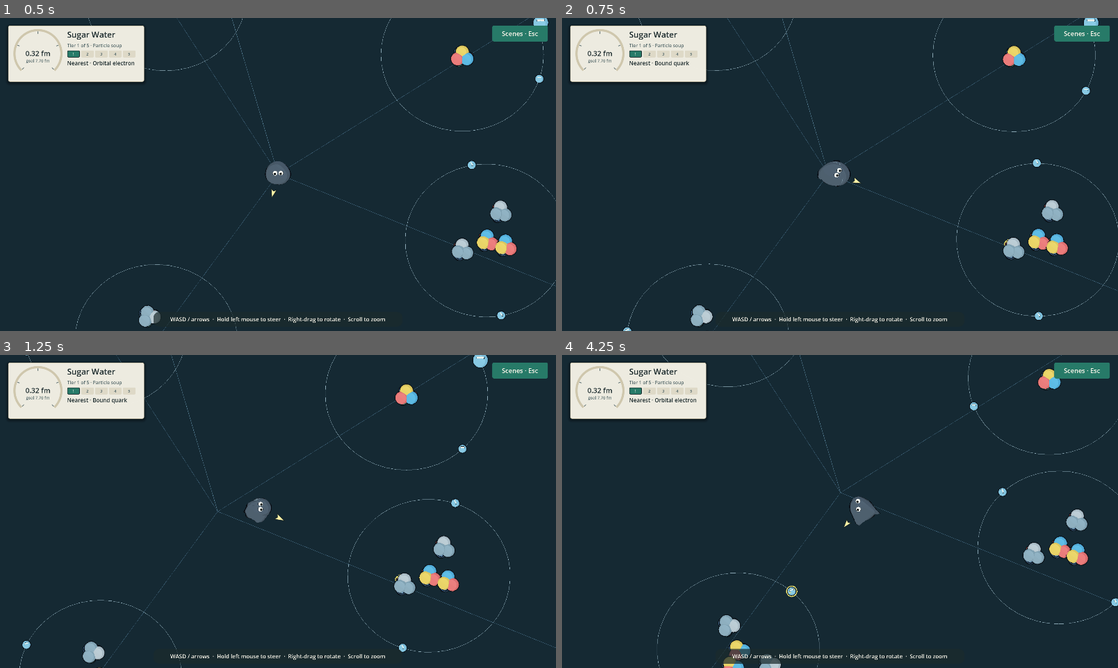
Above: before the commit, frames 1-4 (two rows, left to right).
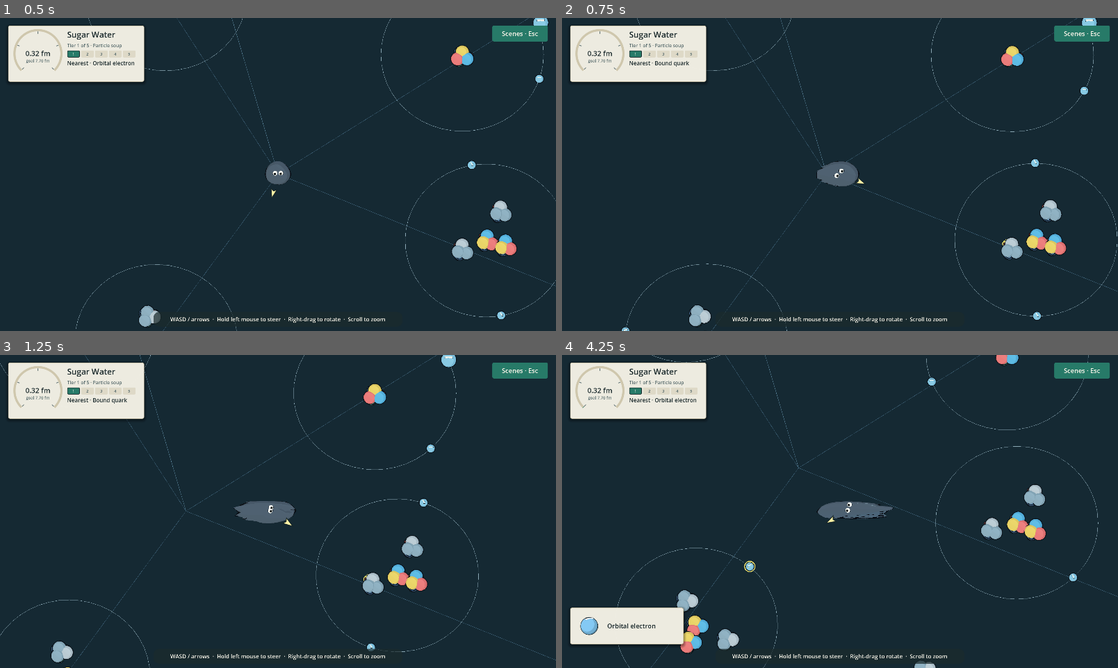
Above: after the commit, the same moments.

Repository: armantark/gray-goo
Game: Godot game, scene res://main.tscn
Two runs of this game, one before a commit and one after it. Both use one fixed random seed, a clock stepped at 60 frames per second and the inputs below.
Inputs (mouse positions are in pixels of both pictures, inside the frame that each line leads up to):
- Up to frame 1 (0.5 s): no input
- Up to frame 2 (0.75 s): move the mouse to (962, 158) at 0.52 s; hold D (move_right) from 0.53 s (still down); click (962, 158) at 0.67 s
- Up to frame 3 (1.25 s): keep holding D (move_right)
- Up to frame 4 (4.25 s): release D (move_right) at 1.25 s; drag from (728, 527) to (812, 574) at 1.27 s; move the mouse to (895, 442) at 2.02 s; hold D (move_right) 2.03-2.75 s; drag from (812, 574) to (673, 464) at 2.77 s; move the mouse to (1006, 558) at 3.52 s; hold A (move_left) from 3.53 s (still down)

Frame 1 is identical in both runs. In frame 2, 1.8% of the frame differs, in the area x 10-100%, y 0-100%; in frame 3, 4.2%; in frame 4, 7.4%, in the area x 1-100%, y 0-100%.

Commit message:
Let the shell goo move at its commanded speed instead of half of it
The shell body covered only 0.47 to 0.53 of its commanded eight body lengths per second over a straight 2 s drive, at every radius, so the doubled default speed the owner asked for never reached the screen. The floor bonds that make the shell grip the ground pulled each gripping particle back toward its anchor on every solver pass, and that pull, averaged over the shell, braked the whole body.

While the goo is driven, the bonds now keep their bend but lose their mean horizontal pull, so the shell stretches toward where it gripped without being held back. It reaches 0.95 to 0.98 of its commanded speed after the ramp, and 0.87 to 0.89 over the whole 2 s including the unchanged acceleration ramp. Released, the bonds brake at full strength as before, so the goo stops within 0.24 to 0.68 body lengths.

Diff:
--- a/src/goo_body.gd
+++ b/src/goo_body.gd
@@ -96,6 +96,7 @@
 var _configured := false
 var _contact_radius: float = 0.0
 var _pressed: Array[Dictionary] = []
+var _bond_pull := Vector3.ZERO
 
 func configure(start: Vector3, starting_radius: float, ground_height: Callable,
 		obstacles: Callable, field: Rect2) -> void:
@@ -224,6 +225,7 @@
 			_anchor_age[i] += dt * (travel_rate if moving else 0.35)
 	# Compliance scales with dt squared so a slow-motion step cannot release a full-speed spring.
 	var elasticity := pow(dt * Engine.physics_ticks_per_second * SUBSTEPS, 2.0)
+	var bond_release := float(moving)
 	for iteration in SOLVER_ITERATIONS:
 		_solve_edges(elasticity)
 		var reach_reaction := Vector3.ZERO
@@ -232,13 +234,17 @@
 			var extension := ((_swing_targets[i] - _points[i]) * _swing_weights[i] * reach_strength).limit_length(radius * maxf(3.0, travel_rate * 1.8) * dt / SOLVER_ITERATIONS)
 			_points[i] += extension
 			reach_reaction += extension
-		# Reaching deforms the same shell; only its floor bonds supply a net pull.
-		reach_reaction /= _points.size()
+		# Reaching deforms the same shell. While driven, floor bonds only bend it toward where it
+		# gripped, because their mean pull held the whole body to about half its commanded speed;
+		# released, they brake it. The last pass's pull carries into the next substep.
+		reach_reaction = reach_reaction / _points.size() + _bond_pull * bond_release
 		for i in _points.size():
 			_points[i] -= reach_reaction
 		_solve_volume(center, elasticity)
+		_bond_pull = Vector3.ZERO
 		for i in _points.size():
 			_solve_contact(i, solids, dt, iteration == SOLVER_ITERATIONS - 1)
+		_bond_pull = Vector3(_bond_pull.x, 0.0, _bond_pull.z) / _points.size()
 	center = Vector3.ZERO
 	for point in _points:
 		center += point
@@ -377,7 +383,9 @@
 			_attached[i] = 0
 			_release_time[i] = radius * 0.25 / maxf(_drive.length() * _speed, radius)
 		else:
-			point = point.lerp(_anchors[i], 0.68)
+			var held := point.lerp(_anchors[i], 0.68)
+			_bond_pull += held - point
+			point = held
 	elif _swing_weights[i] < 0.35 and (was_below or (planted and point.y - floor_y < radius * 0.12)) and (planted or _release_time[i] <= 0.0):
 		point.y = floor_y
 		_attached[i] = 1
Not shown, changed: memory-bank/activeContext.md
Not shown, changed: memory-bank/papercuts.md
Not shown, changed: memory-bank/systemPatterns.md
